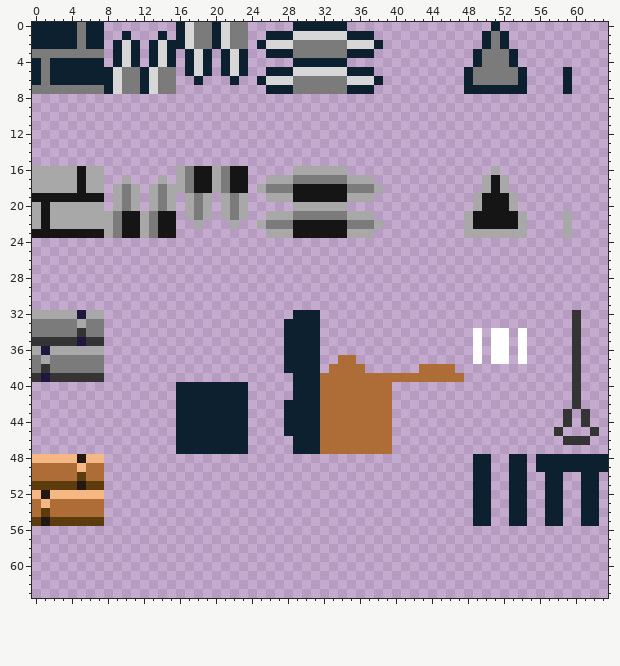
Two versions of one pixel-art sprite, assets/images/tilesets/tiles.png. Above: the version before the commit.
The file is 64x64 pixels.
The result:
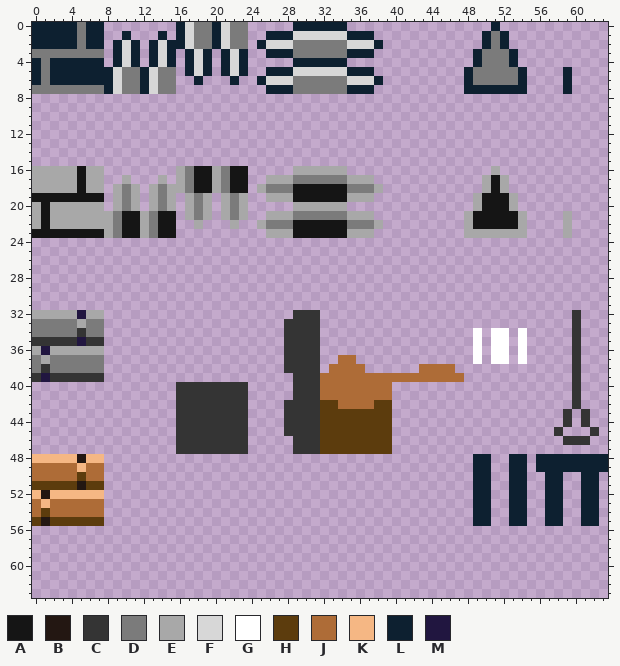
Palette (. is transparent): A #151515  B #231712  C #343434  D #7b7b7b  E #a8a8a8  F #d7d7d7  G #ffffff  H #5c3c0d  J #ae6c37  K #f5b784  L #0d2030  M #211640
Diff:
{"y":32,"x":29,"old":"LLL","new":"CCC"}
{"y":33,"x":28,"old":"LLLL","new":"CCCC"}
{"y":34,"x":28,"old":"LLLL","new":"CCCC"}
{"y":35,"x":28,"old":"LLLL","new":"CCCC"}
{"y":36,"x":28,"old":"LLLL","new":"CCCC"}
{"y":37,"x":28,"old":"LLLL","new":"CCCC"}
{"y":38,"x":28,"old":"LLLL","new":"CCCC"}
{"y":39,"x":29,"old":"LLL","new":"CCC"}
{"y":40,"x":16,"old":"LLLLLLLL","new":"CCCCCCCC"}
{"y":40,"x":29,"old":"LLL","new":"CCC"}
{"y":41,"x":16,"old":"LLLLLLLL","new":"CCCCCCCC"}
{"y":41,"x":29,"old":"LLL","new":"CCC"}
{"y":42,"x":16,"old":"LLLLLLLL","new":"CCCCCCCC"}
{"y":42,"x":28,"old":"LLLLJJ","new":"CCCCHH"}
{"y":42,"x":38,"old":"JJ","new":"HH"}
{"y":43,"x":16,"old":"LLLLLLLL","new":"CCCCCCCC"}
{"y":43,"x":28,"old":"LLLLJJJJJJJJ","new":"CCCCHHHHHHHH"}
{"y":44,"x":16,"old":"LLLLLLLL","new":"CCCCCCCC"}
{"y":44,"x":28,"old":"LLLLJJJJJJJJ","new":"CCCCHHHHHHHH"}
{"y":45,"x":16,"old":"LLLLLLLL","new":"CCCCCCCC"}
{"y":45,"x":28,"old":"LLLLJJJJJJJJ","new":"CCCCHHHHHHHH"}
{"y":46,"x":16,"old":"LLLLLLLL","new":"CCCCCCCC"}
{"y":46,"x":29,"old":"LLLJJJJJJJJ","new":"CCCHHHHHHHH"}
{"y":47,"x":16,"old":"LLLLLLLL","new":"CCCCCCCC"}
{"y":47,"x":29,"old":"LLLJJJJJJJJ","new":"CCCHHHHHHHH"}
